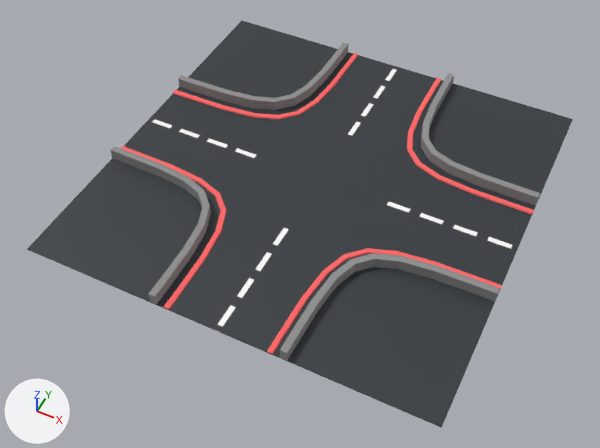
A saved change to the glTF model models/standard-map/kartkids_base_trk_160_jct_4way_3x3.gltf.
One viewpoint serves both versions: a 50 mm camera at (18.1, -39.5, 43.7) aimed at (-0.1, -3.0, -1.9). The lights are fixed; the arrows at lower left show +X, +Y and +Z. The first picture is the older version. Vertices at exactly the same position are counted once.

The scene before the commit, as lines of its bpy script (objects in view):
```python
mat_rubber = principled_material('rubber')
mat_rubber.base_color = (1.0, 0.144, 0.144)  # red #ff6a6a
mat_rubber.roughness = 1.0
me_cube_047 = bpy.data.meshes.new('Cube.047')
me_cube_047.from_pydata(...)  # 200 vertices, 540 faces; spans x -15.0..15.0, y -15.0..15.0, z 0.0..0.1
me_cube_047.materials.append(mat_asphalt)
me_cube_049 = bpy.data.meshes.new('Cube.049')
me_cube_049.from_pydata(...)  # 160 vertices, 232 faces; spans x -15.0..15.0, y -15.0..15.0, z 0.1..0.9
me_cube_049.materials.append(mat_concrete)  # grey #909090
me_cube_050 = bpy.data.meshes.new('Cube.050')
me_cube_050.from_pydata(...)  # 160 vertices, 232 faces; spans x -15.0..15.0, y -15.0..15.0, z 0.1..0.2
me_cube_050.materials.append(mat_rubber)  # red #ff6a6a
ob_kartkids_base_trk_160_jct_4way_3x3 = bpy.data.objects.new('kartkids_base_trk_160_jct_4way_3x3', me_cube_047)
ob_kartkids_base_trk_160_jct_4way_3x3.location = (0.0, 0.0, 0.0)
ob_kartkids_base_trk_160_jct_4way_3x3_001 = bpy.data.objects.new('kartkids_base_trk_160_jct_4way_3x3.001', me_cube_050)
ob_kartkids_base_trk_160_jct_4way_3x3_001.location = (0.0, 0.0, 0.0)
ob_kartkids_base_trk_160_jct_4way_3x3_002 = bpy.data.objects.new('kartkids_base_trk_160_jct_4way_3x3.002', me_cube_049)
ob_kartkids_base_trk_160_jct_4way_3x3_002.location = (0.0, 0.0, 0.0)
```
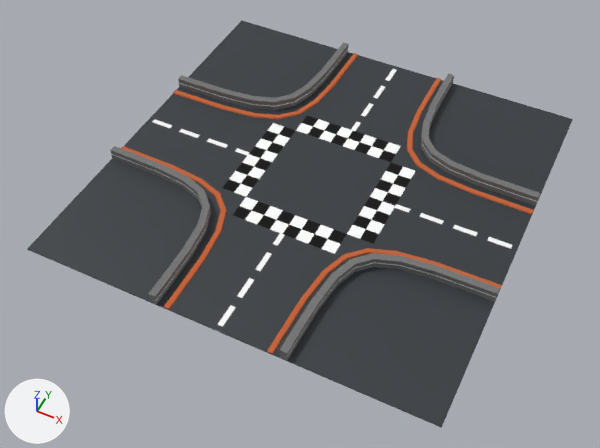
Boxes [x1, y1, x2, y2] around the edits, measured in the pictures (600 x 448 px):
```json
{"object": "kartkids_base_trk_160_jct_4way_3x3", "change": "surface changed", "before": [111, 48, 542, 362], "after": [111, 48, 542, 362]}
{"object": "kartkids_base_trk_160_jct_4way_3x3.002", "change": "surface changed, recoloured", "before": [110, 42, 540, 360], "after": [110, 42, 540, 360]}
{"object": "kartkids_base_trk_160_jct_4way_3x3.001", "change": "surface changed", "before": [121, 53, 534, 354], "after": [121, 53, 534, 354]}
{"part": 1, "of": "me_cube_047", "change": "recoloured", "before": [222, 115, 415, 254], "after": [222, 115, 415, 254]}
```

The change, as JSON lines over the scene's bpy script:
```json
{"op": "add", "block": "img_trim_occlusionroughnessmetallic_trim_occlusionroughnessmetallic_png", "code": ["img_trim_occlusionroughnessmetallic_trim_occlusionroughnessmetallic_png = load_image('TRIM_OcclusionRoughnessMetallic-TRIM_OcclusionRoughnessMetallic.png', 'textures/TRIM_OcclusionRoughnessMetallic-TRIM_OcclusionRoughnessMetallic.png.png', 4096, 4096, 'Non-Color')"]}
{"op": "add", "block": "img_trim_emissive", "code": ["img_trim_emissive = load_image('TRIM_Emissive', 'textures/TRIM_Emissive.png', 4096, 4096, 'sRGB')"]}
{"op": "add", "block": "img_trim_basecolor", "code": ["img_trim_basecolor = load_image('TRIM_BaseColor', 'textures/TRIM_BaseColor.png', 4096, 4096, 'sRGB')"]}
{"block": "mat_rubber", "change": "nodes: BsdfPrincipled, OutputMaterial"}
{"block": "mat_rubber", "change": "colours: red #ff6a6a"}
{"block": "mat_rubber", "change": "nodes: BsdfPrincipled, OutputMaterial, SeparateColor, TexImage x3"}
{"block": "mat_rubber", "change": "uses the picture img_trim_basecolor"}
{"block": "mat_rubber", "change": "uses the picture img_trim_emissive"}
{"block": "mat_rubber", "change": "uses the picture img_trim_occlusionroughnessmetallic_trim_occlusionroughnessmetallic_png"}
{"block": "me_cube_047", "where": "me_cube_047.from_pydata(...)  # 200 vertices, 540 faces; spans x -15.0..15.0, y -15.0..15.0, z 0.0..0.1"}
{"block": "me_cube_047", "where": "# used by ob_kartkids_base_trk_160_jct_4way_3x3; location = (0.0, 0.0, 0.0)"}
{"block": "me_cube_047", "change": "me_cube_047 part 1: 16 faces spanning x -6.0..6.0, y -6.0..6.0, z 0.1 switch from mat_asphalt to mat_rubber"}
{"block": "me_cube_049", "where": "me_cube_049.from_pydata(...)  # 160 vertices, 232 faces; spans x -15.0..15.0, y -15.0..15.0, z 0.1..0.9"}
{"block": "me_cube_049", "where": "# used by ob_kartkids_base_trk_160_jct_4way_3x3_002; location = (0.0, 0.0, 0.0)"}
{"op": "remove", "block": "me_cube_049", "code": "me_cube_049.materials.append(mat_concrete)  # grey #909090"}
{"block": "me_cube_049", "change": "me_cube_049 part 2: texture (UV) coordinates of 232 of 232 faces, centred in x -15.0..15.0, y -15.0..15.0, z 0.4..0.9, changed; they spanned u 0.38..0.75, v 0.38..0.88 and now span u -4.65..5.65, v 0.0..0.38"}
{"op": "add", "block": "me_cube_049", "code": "me_cube_049.materials.append(mat_rubber)"}
{"block": "me_cube_050", "where": "me_cube_050.from_pydata(...)  # 160 vertices, 232 faces; spans x -15.0..15.0, y -15.0..15.0, z 0.1..0.2"}
{"block": "me_cube_050", "where": "# used by ob_kartkids_base_trk_160_jct_4way_3x3_001; location = (0.0, 0.0, 0.0)"}
{"block": "me_cube_050", "change": "me_cube_050 part 3: texture (UV) coordinates of 232 of 232 faces, centred in x -15.0..15.0, y -15.0..15.0, z 0.1..0.2, changed; they spanned u 0.38..0.75, v 0.38..0.88 and now span u -6.7..1.0, v 0.75..1.0"}
```
